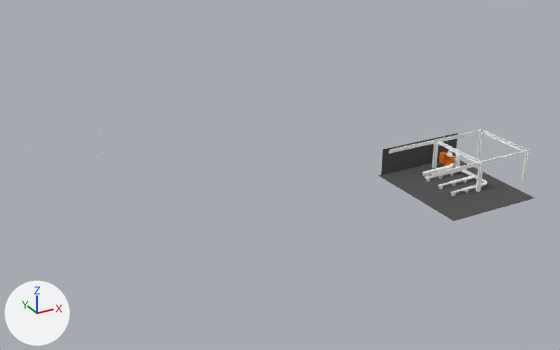
One commit to the glTF model 3dExport.glb: the scene before it, then after it.
Rendered twice from a 50 mm camera at (-64.8, -56.4, 48.4) aimed at (-18.5, 27.8, 6.3). The lights are fixed; the arrows at lower left show +X, +Y and +Z. The first picture is the older version. Where no turn or scale is listed for an object, it has been applied to the vertices.

The first picture shows 'Floor Floors <155829 Genérico 70 mm<', 'ImportInstance Estructura_proyectada.dwg <1663975 location <Not Shared><', 'Wall Walls <156461 Genérico - 35 mm<' and 3 more.
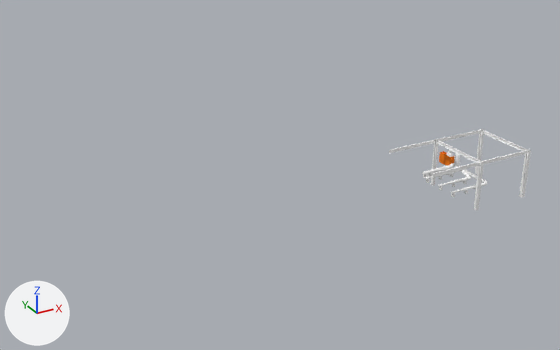
Not visible in the pictures: 'FamilyInstance Air Terminals L-JS-4Way_AxB_6x6_THROUGH_24X24_in_2in_increments <1663957 - 4Way Rectangular<', 'FamilyInstance Air Terminals L-JS-4Way_AxB_6x6_THROUGH_24X24_in_2in_increments <1663958 - 4Way Rectangular<', 'FamilyInstance Air Terminals L-JS-4Way_AxB_6x6_THROUGH_24X24_in_2in_increments <1663959 - 4Way Rectangular<', 'FamilyInstance Air Terminals L-JS-4Way_AxB_6x6_THROUGH_24X24_in_2in_increments <1664005 - 4Way Rectangular<', 'FamilyInstance Air Terminals L-JS-4Way_AxB_6x6_THROUGH_24X24_in_2in_increments <1664006 - 4Way Rectangular<', 'FamilyInstance Air Terminals L-JS-4Way_AxB_6x6_THROUGH_24X24_in_2in_increments <1664007 - 4Way Rectangular<', 'FamilyInstance Air Terminals L-JS-4Way_AxB_6x6_THROUGH_24X24_in_2in_increments <1664029 - 4Way Rectangular<', 'FamilyInstance Air Terminals L-JS-4Way_AxB_6x6_THROUGH_24X24_in_2in_increments <1664030 - 4Way Rectangular<'.

The newer file is also turned or shifted as a whole; pictures and numbers use the older file's frame.

Boxes [x1, y1, x2, y2] around the edits, measured in the pictures (560 x 350 px):
'Floor Floors <155829 Genérico 70 mm<', deleted: before [379, 158, 534, 221]
'Wall Walls <156461 Genérico - 35 mm<', deleted: before [381, 133, 458, 175]

What changed in the scene script:
```text
Remove ob_floor_floors__155829_genérico_70_mm:
    ob_floor_floors__155829_genérico_70_mm = bpy.data.objects.new('Floor Floors <155829 Genérico 70 mm<', me_genérico_70_mm)
Remove ob_wall_walls__156461_genérico___35_mm:
    ob_wall_walls__156461_genérico___35_mm = bpy.data.objects.new('Wall Walls <156461 Genérico - 35 mm<', me_genérico___35_mm)
Add ob_familyinstance_air_terminals_l_js_4way_axb_6x6_through_24x24_in_2in_increments__1664030___4way_rectangular:
    ob_familyinstance_air_terminals_l_js_4way_axb_6x6_through_24x24_in_2in_increments__1664030___4way_rectangular = bpy.data.objects.new('FamilyInstance Air Terminals L-JS-4Way_AxB_6x6_THROUGH_24X24_in_2in_increments <1664030 - 4Way Rectangular<', me_4way_rectangular_007)  # 2080 vertices, 2638 faces; spans x -1.713..-1.334, y -8.133..-7.753, z -1.858..-1.82; in mat_plastic_laminaire_special_grey (grey #98ac93)
    ob_familyinstance_air_terminals_l_js_4way_axb_6x6_through_24x24_in_2in_increments__1664030___4way_rectangular.location = (0.01, 18.01, 8.88)
Add ob_familyinstance_air_terminals_l_js_4way_axb_6x6_through_24x24_in_2in_increments__1664029___4way_rectangular:
    ob_familyinstance_air_terminals_l_js_4way_axb_6x6_through_24x24_in_2in_increments__1664029___4way_rectangular = bpy.data.objects.new('FamilyInstance Air Terminals L-JS-4Way_AxB_6x6_THROUGH_24X24_in_2in_increments <1664029 - 4Way Rectangular<', me_4way_rectangular_006)  # 2080 vertices, 2638 faces; spans x -3.827..-3.448, y -8.133..-7.753, z -1.858..-1.82; in mat_plastic_laminaire_special_grey (grey #98ac93)
    ob_familyinstance_air_terminals_l_js_4way_axb_6x6_through_24x24_in_2in_increments__1664029___4way_rectangular.location = (0.01, 18.01, 8.88)
Add ob_familyinstance_air_terminals_l_js_4way_axb_6x6_through_24x24_in_2in_increments__1664007___4way_rectangular:
    ob_familyinstance_air_terminals_l_js_4way_axb_6x6_through_24x24_in_2in_increments__1664007___4way_rectangular = bpy.data.objects.new('FamilyInstance Air Terminals L-JS-4Way_AxB_6x6_THROUGH_24X24_in_2in_increments <1664007 - 4Way Rectangular<', me_4way_rectangular_005)  # 2080 vertices, 2638 faces; spans x 0.151..0.53, y -5.733..-5.353, z -1.858..-1.82; in mat_plastic_laminaire_special_grey (grey #98ac93)
    ob_familyinstance_air_terminals_l_js_4way_axb_6x6_through_24x24_in_2in_increments__1664007___4way_rectangular.location = (0.01, 18.01, 8.88)
Add ob_familyinstance_air_terminals_l_js_4way_axb_6x6_through_24x24_in_2in_increments__1664006___4way_rectangular:
    ob_familyinstance_air_terminals_l_js_4way_axb_6x6_through_24x24_in_2in_increments__1664006___4way_rectangular = bpy.data.objects.new('FamilyInstance Air Terminals L-JS-4Way_AxB_6x6_THROUGH_24X24_in_2in_increments <1664006 - 4Way Rectangular<', me_4way_rectangular_004)  # 2080 vertices, 2638 faces; spans x -1.713..-1.334, y -5.733..-5.353, z -1.858..-1.82; in mat_plastic_laminaire_special_grey (grey #98ac93)
    ob_familyinstance_air_terminals_l_js_4way_axb_6x6_through_24x24_in_2in_increments__1664006___4way_rectangular.location = (0.01, 18.01, 8.88)
Add ob_familyinstance_air_terminals_l_js_4way_axb_6x6_through_24x24_in_2in_increments__1664005___4way_rectangular:
    ob_familyinstance_air_terminals_l_js_4way_axb_6x6_through_24x24_in_2in_increments__1664005___4way_rectangular = bpy.data.objects.new('FamilyInstance Air Terminals L-JS-4Way_AxB_6x6_THROUGH_24X24_in_2in_increments <1664005 - 4Way Rectangular<', me_4way_rectangular_003)  # 2080 vertices, 2638 faces; spans x -3.827..-3.448, y -5.733..-5.353, z -1.858..-1.82; in mat_plastic_laminaire_special_grey (grey #98ac93)
    ob_familyinstance_air_terminals_l_js_4way_axb_6x6_through_24x24_in_2in_increments__1664005___4way_rectangular.location = (0.01, 18.01, 8.88)
Add ob_familyinstance_air_terminals_l_js_4way_axb_6x6_through_24x24_in_2in_increments__1663959___4way_rectangular:
    ob_familyinstance_air_terminals_l_js_4way_axb_6x6_through_24x24_in_2in_increments__1663959___4way_rectangular = bpy.data.objects.new('FamilyInstance Air Terminals L-JS-4Way_AxB_6x6_THROUGH_24X24_in_2in_increments <1663959 - 4Way Rectangular<', me_4way_rectangular_002)  # 2080 vertices, 2638 faces; spans x 0.151..0.53, y -3.133..-2.753, z -1.858..-1.82; in mat_plastic_laminaire_special_grey (grey #98ac93)
    ob_familyinstance_air_terminals_l_js_4way_axb_6x6_through_24x24_in_2in_increments__1663959___4way_rectangular.location = (0.01, 18.01, 8.88)
Add ob_familyinstance_air_terminals_l_js_4way_axb_6x6_through_24x24_in_2in_increments__1663958___4way_rectangular:
    ob_familyinstance_air_terminals_l_js_4way_axb_6x6_through_24x24_in_2in_increments__1663958___4way_rectangular = bpy.data.objects.new('FamilyInstance Air Terminals L-JS-4Way_AxB_6x6_THROUGH_24X24_in_2in_increments <1663958 - 4Way Rectangular<', me_4way_rectangular_001)  # 2080 vertices, 2638 faces; spans x -1.713..-1.334, y -3.133..-2.753, z -1.858..-1.82; in mat_plastic_laminaire_special_grey (grey #98ac93)
    ob_familyinstance_air_terminals_l_js_4way_axb_6x6_through_24x24_in_2in_increments__1663958___4way_rectangular.location = (0.01, 18.01, 8.88)
Add ob_familyinstance_air_terminals_l_js_4way_axb_6x6_through_24x24_in_2in_increments__1663957___4way_rectangular:
    ob_familyinstance_air_terminals_l_js_4way_axb_6x6_through_24x24_in_2in_increments__1663957___4way_rectangular = bpy.data.objects.new('FamilyInstance Air Terminals L-JS-4Way_AxB_6x6_THROUGH_24X24_in_2in_increments <1663957 - 4Way Rectangular<', me_4way_rectangular)  # 2080 vertices, 2638 faces; spans x -3.827..-3.448, y -3.133..-2.753, z -1.858..-1.82; in mat_plastic_laminaire_special_grey (grey #98ac93)
    ob_familyinstance_air_terminals_l_js_4way_axb_6x6_through_24x24_in_2in_increments__1663957___4way_rectangular.location = (0.01, 18.01, 8.88)
```
